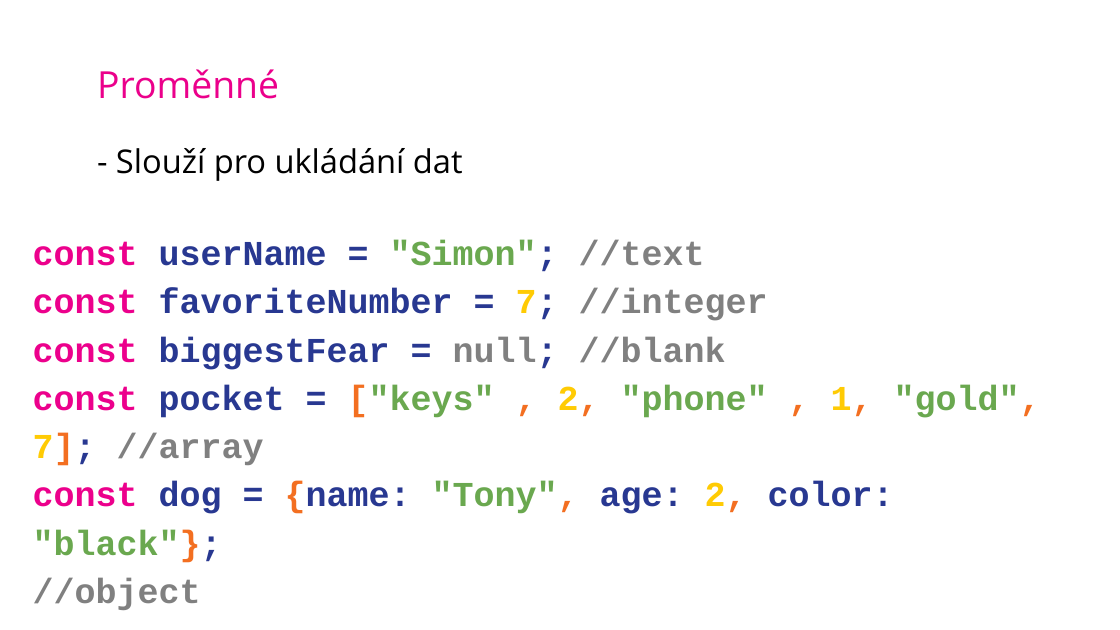
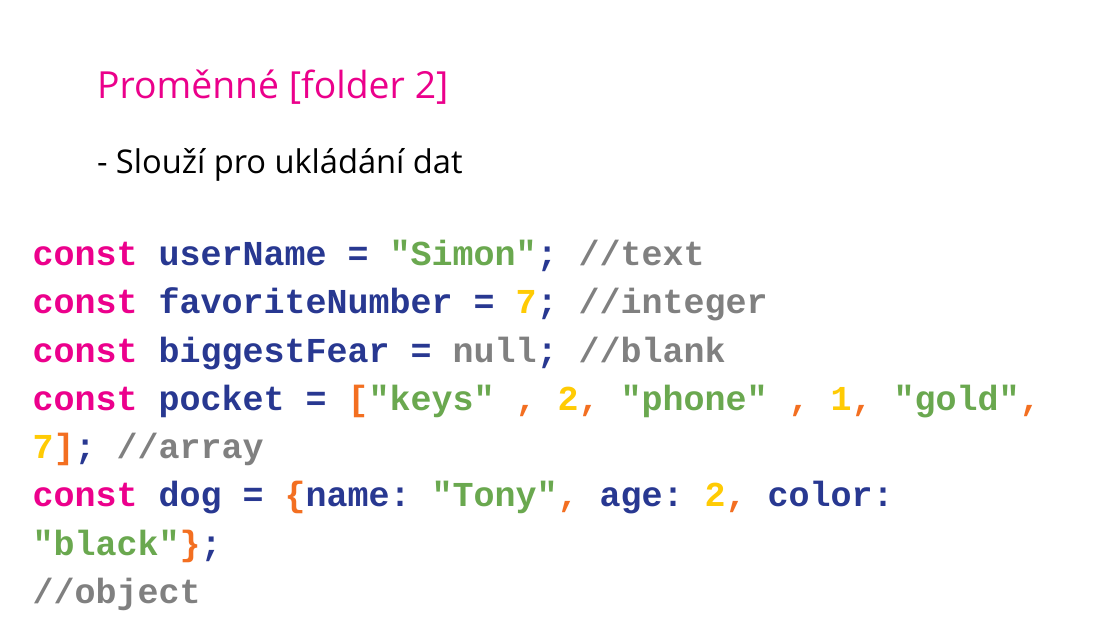
Before and after one commit to SimonB87/LetniSkola2020JS, a slide deck: slide 11 of JS-SB-LetnIskola2020.pptx. Drawn at 1120x630 pixels with LibreOffice and Linux fonts; fonts in the diff are those of the drawing; background and template pictures are left out. Boxes give left, top, right and bottom in pixels: in the first picture for what was removed or moved away, otherwise in the second. Text is boxed around its words. In the diff, an @@ line names an element or a change of style, - is before the commit and + after.

```diff
--- a/JS-SB-LetnIskola2020.pptx
+++ b/JS-SB-LetnIskola2020.pptx
@@ title at (97, 69, 449, 104): text changed @@
-Proměnné
+Proměnné [folder 2]
```
Also in this commit, not shown: 7 other slides changed, 1 slide added, 10 other files.
